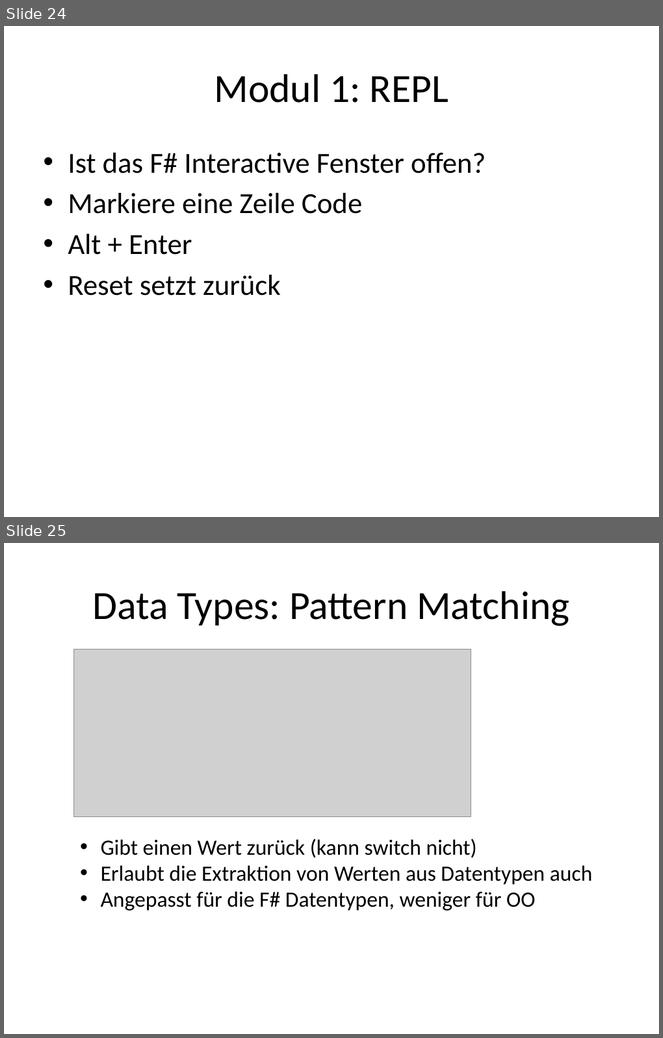
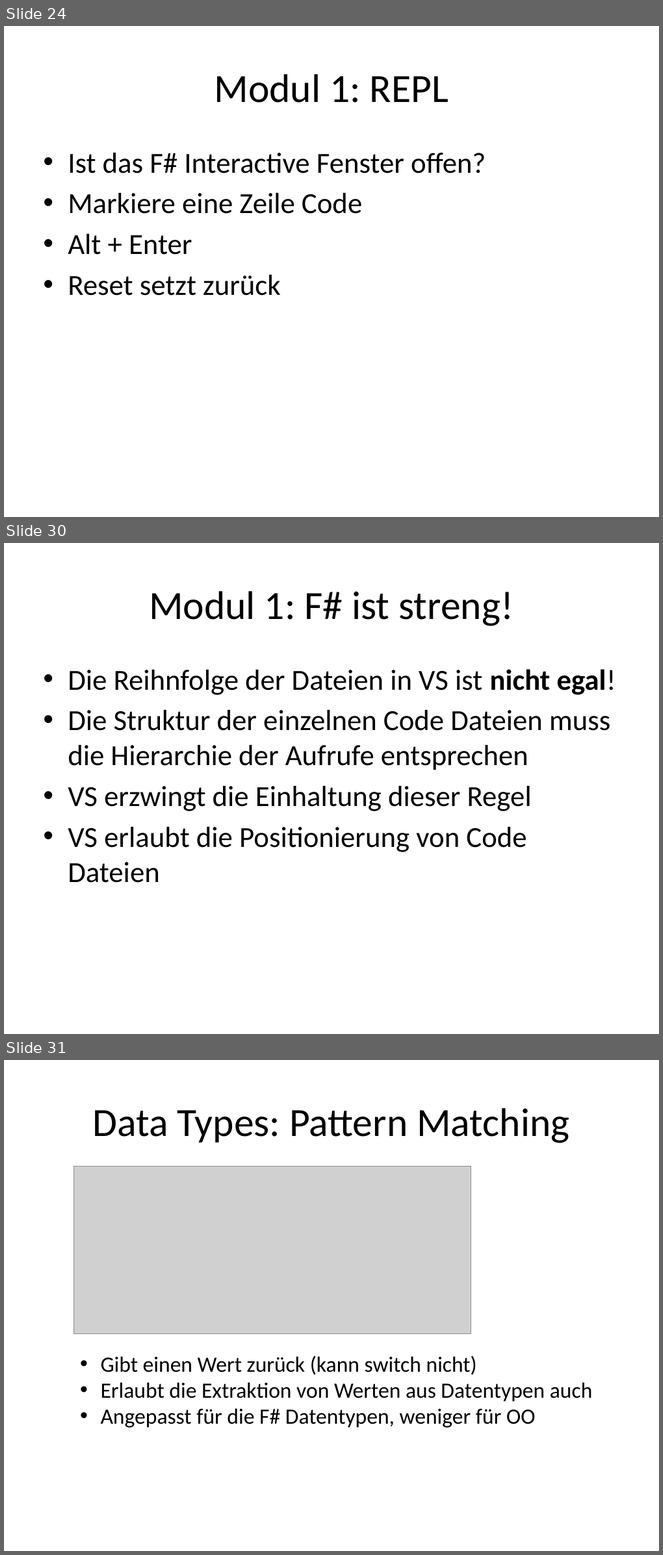
Before and after one commit to nasserbrake/Spartakiade2017, a slide deck: FSharp.pptx. Shown one above the other, each under a label of ours: slides 24 and 25 before the commit, slides 24, 30 and 31 after it; the slides between them are not shown. The pictures are 663x1038 and 663x1555 pixels, drawn with LibreOffice and Linux fonts; fonts in the diff are those of the drawing; grey boxes stand for pictures. Boxes give left, top, right and bottom in pixels: in the first picture for what was removed or moved away, otherwise in the second. Text is boxed around its words. In the diff, an @@ line names an element or a change of style, - is before the commit and + after.

Commit message:
Modul 1 beinhaltet List Funktionen, Umgang mit Referenzen in F#

```diff
--- a/FSharp.pptx
+++ b/FSharp.pptx
@@ slide 30 added at box(4, 543, 659, 1034), background #FFFFFF @@
@@ title added at box(149, 591, 514, 626), 44 pt, text #000000 @@
+Modul 1: F# ist streng!
@@ text added at box(68, 669, 616, 883), 32 pt, text #000000 @@
+• Die Reihnfolge der Dateien in VS ist nicht egal!
+• Die Struktur der einzelnen Code Dateien muss die Hierarchie der Aufrufe entsprechen
+• VS erzwingt die Einhaltung dieser Regel
+• VS erlaubt die Positionierung von Code Dateien
@@ what was slide 25 is now slide 31 @@
```
Also in this commit, not shown: 5 other slides added, 7 other files.
